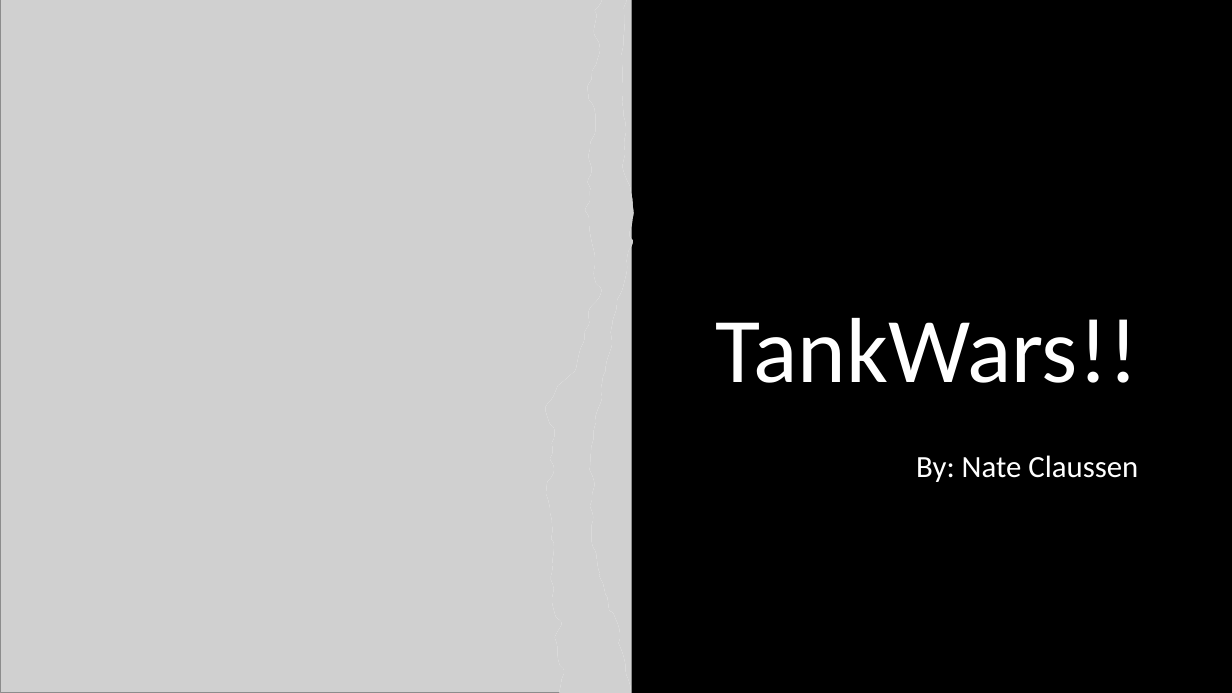
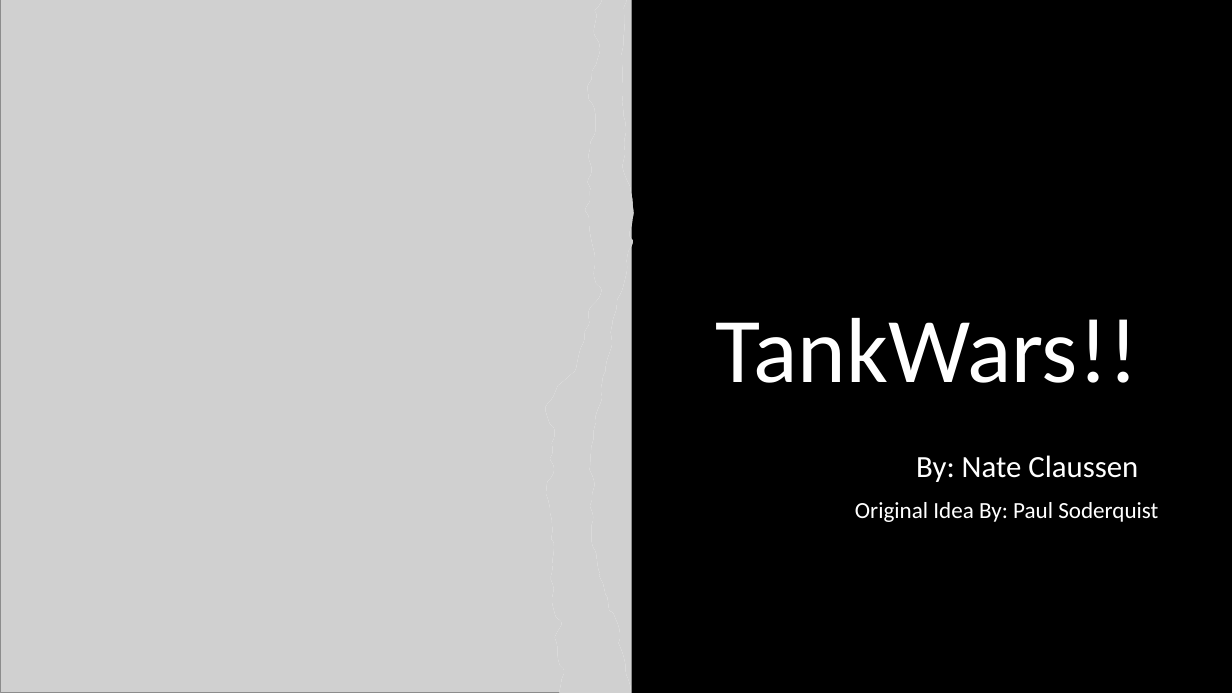
Before and after one commit to NateClaussen/TankWarsStarterPack, a slide deck: slide 1 of GameBoardPresentation.pptx. Drawn at 1232x693 pixels with LibreOffice and Linux fonts; fonts in the diff are those of the drawing; grey boxes stand for pictures. Boxes give left, top, right and bottom in pixels: in the first picture for what was removed or moved away, otherwise in the second. Text is boxed around its words. In the diff, an @@ line names an element or a change of style, - is before the commit and + after.

Commit message:
Updated PowerPoint
Added Credit where credit is due :)

```diff
--- a/GameBoardPresentation.pptx
+++ b/GameBoardPresentation.pptx
@@ text added at <box>855,502,1158,522</box>, 18 pt, text #FFFFFF @@
+Original Idea By: Paul Soderquist
```
